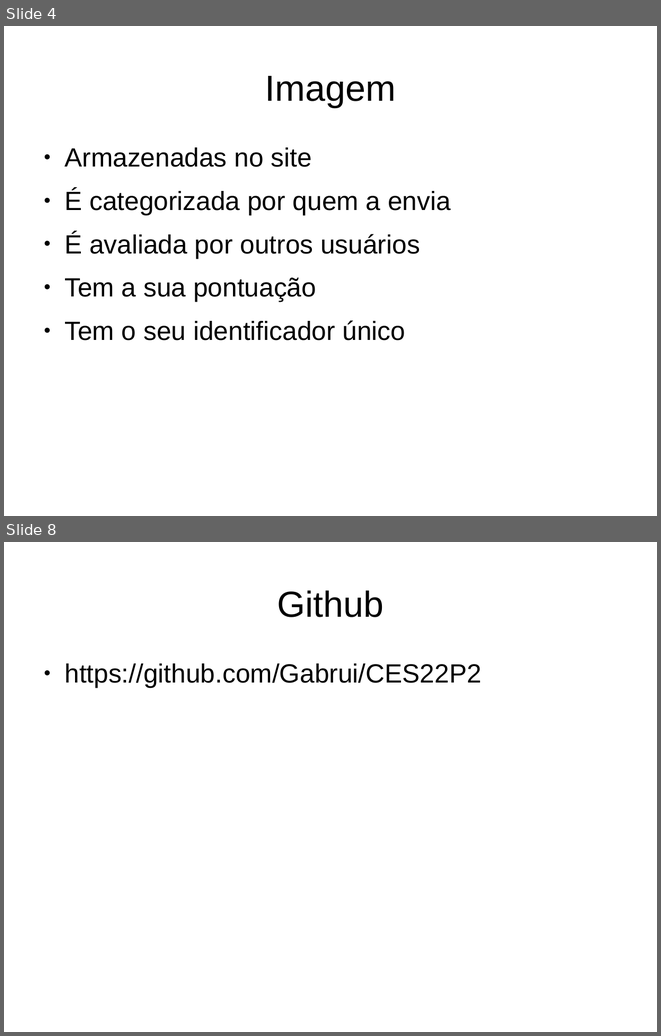
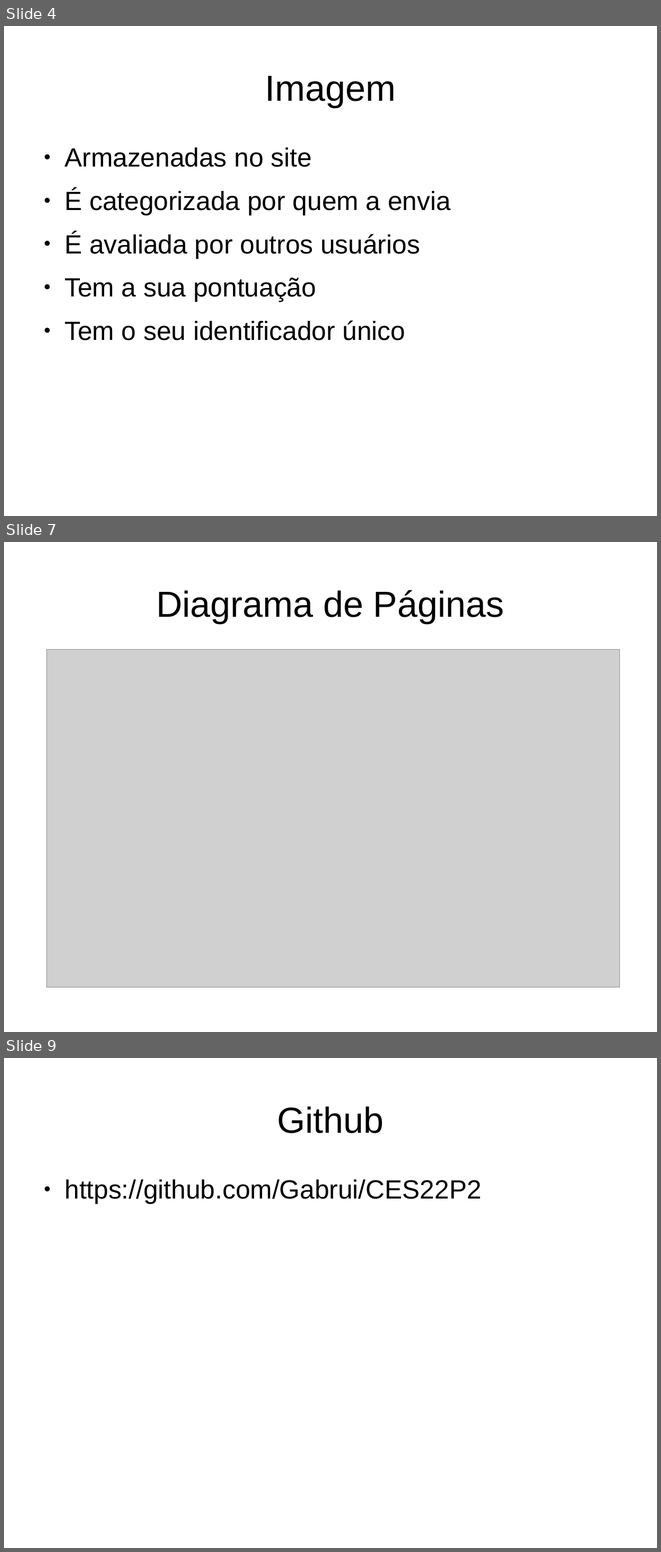
Before and after one commit to Gabrui/CES22P2, a slide deck: Docs/Apresentações/Inicial.odp. Shown one above the other, each under a label of ours: slides 4 and 8 before the commit, slides 4, 7 and 9 after it; the slides between them are not shown. The pictures are 661x1036 and 661x1552 pixels, drawn with LibreOffice and Linux fonts; fonts in the diff are those of the drawing; grey boxes stand for pictures. Boxes give left, top, right and bottom in pixels: in the first picture for what was removed or moved away, otherwise in the second. Text is boxed around its words. In the diff, an @@ line names an element or a change of style, - is before the commit and + after.

```diff
--- a/Docs/Apresentações/Inicial.odp
+++ b/Docs/Apresentações/Inicial.odp
@@ slide 7 added at (4,542,657,1032), background #FFFFFF @@
@@ title added at (156,590,504,623), 44 pt, text #000000 @@
+Diagrama de Páginas
@@ picture added at (46,649,620,987) @@
@@ what was slide 8 is now slide 9 @@
```
Also in this commit, not shown: 3 other slides added, 3 slides removed, 2 other files.
